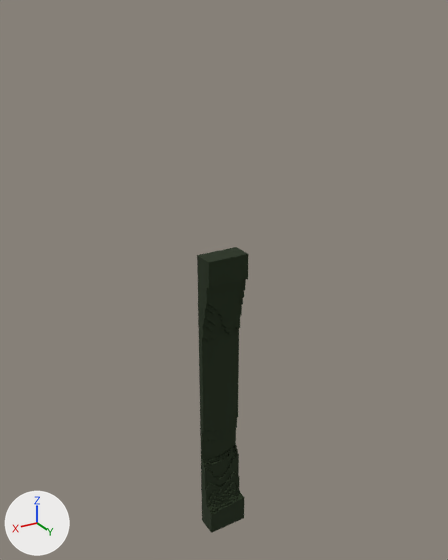
The glTF model Assets/Wall/Wall_1.glb, before and after one commit.
Both versions are drawn from a 50 mm camera at (13.0, 21.7, 24.6) aimed at (-0.3, -0.5, 13.5). Arrows for +X, +Y and +Z are at lower left; the lights stay in place. Where no turn or scale is listed for an object, it has been applied to the vertices. Vertices at the same position are counted once.

The first picture shows 'Untitled.013'.
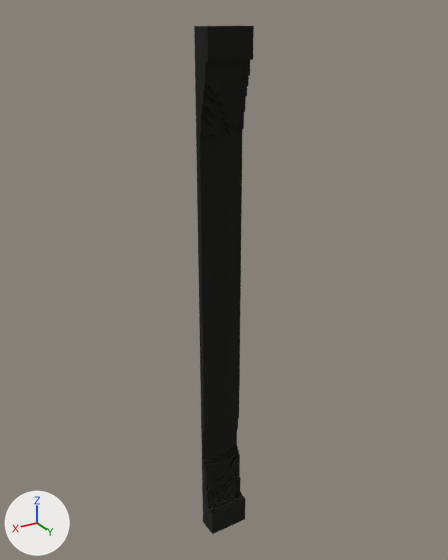
Pixel boxes (x1, y1, x2, y2) of what changed, in the pictures (448 x 560 px):
'Untitled.013', reshaped (12% narrower, 25% shorter): before (197, 247, 248, 533); after (200, 320, 245, 534)
'Untitled.019', added (black): after (196, 136, 242, 330)
'Untitled.024', added (black): after (194, 26, 254, 140)

The change in detail:
Picture 'lavaUpDownPlatforms-31' (img_lavaupdownplatforms_31) is new.
Picture 'lavaUpDownPlatforms-24' (img_lavaupdownplatforms_24) is new.
Picture 'lavaUpDownPlatforms-19' (img_lavaupdownplatforms_19) is new.
Material 'palette.067' (mat_palette_067) is new.
Its texture is img_lavaupdownplatforms_31.
Its roughness is 1.0.
Material 'palette.060' (mat_palette_060) is new.
Its texture is img_lavaupdownplatforms_24.
Its roughness is 1.0.
Material 'palette.055' (mat_palette_055) is new.
Its texture is img_lavaupdownplatforms_19.
Its roughness is 1.0.
me_untitled_015 is used by ob_untitled_013; location (0.0, 0.0, 0.0).
me_untitled_015 had 721 vertices, 1438 faces and spanned x -1.0..1.0, y -0.5..0.5, z 0.0..15.0.
me_untitled_015 no longer uses material mat_palette_015 (picture img_boychikjopa_13).
me_untitled_015 now has 445 vertices, 886 faces and spans x -1.0..1.0, y -0.4..0.6, z 0.0..11.5.
me_untitled_015 part 1: 504 vertices removed from x -1.0..1.0, y -0.5..0.5, z 0.0..15.0; 228 vertices added at x -1.0..1.0, y -0.4..0.6, z 0.0..11.5.
me_untitled_015 now uses material mat_palette_067 (picture img_lavaupdownplatforms_31).
Mesh me_untitled_060 is new.
It has 284 vertices, 564 faces and spans x -1.0..1.0, y -0.4..0.6, z 20.0..24.2.
It uses material mat_palette_060 (picture img_lavaupdownplatforms_24).
Mesh me_untitled_055 is new.
It is a box spanning x -1.0..1.0, y -0.4..-0.1, z 11.5..20.0.
It uses material mat_palette_055 (picture img_lavaupdownplatforms_19).
Object 'Untitled.024' (ob_untitled_024) is new; it shows me_untitled_060.
Its location is (0.0, 0.0, 0.0).
Object 'Untitled.019' (ob_untitled_019) is new; it shows me_untitled_055.
Its location is (0.0, 0.0, 0.0).
